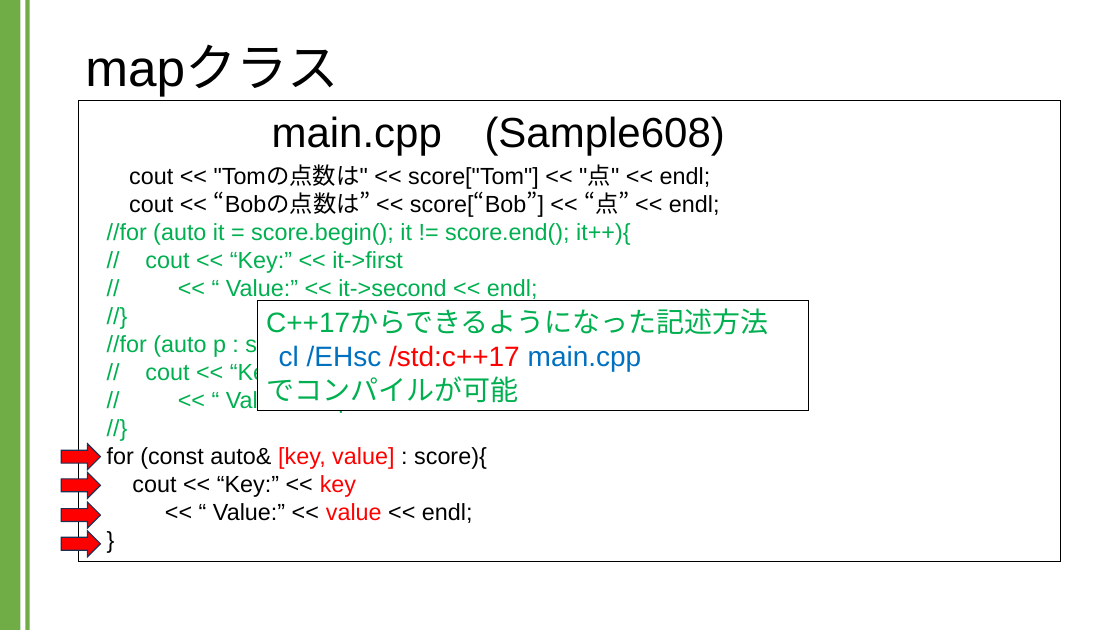
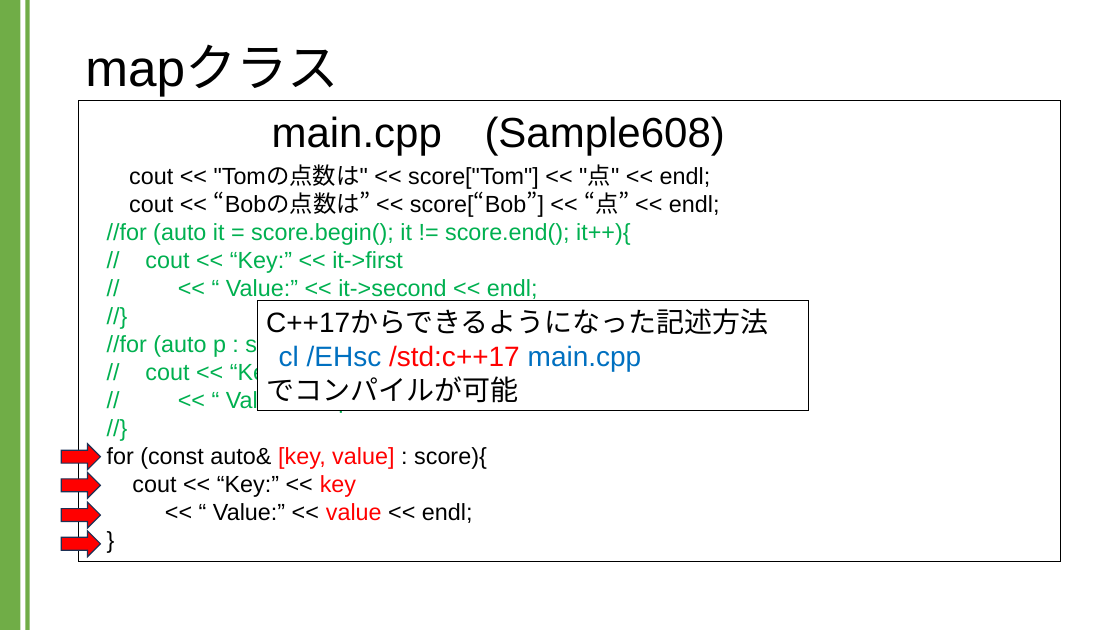
Before and after one commit to kic-murata/cpp2024, a slide deck: slide 13 of 授業資料/講義資料：Mapクラス.pptx. Drawn at 1120x630 pixels with LibreOffice and Linux fonts; fonts in the diff are those of the drawing. Boxes give left, top, right and bottom in pixels: in the first picture for what was removed or moved away, otherwise in the second. Text is boxed around its words. In the diff, an @@ line names an element or a change of style, - is before the commit and + after.

```diff
--- a/授業資料/講義資料：Mapクラス.pptx
+++ b/授業資料/講義資料：Mapクラス.pptx
@@ rectangle "C++17からできるようになった記述方法 cl /EHsc /std:c++17 main.cpp ..." at [258, 301, 808, 411]: text colour #00B050 to #000000 in "C++17からできるようになった記述方法 でコンパイルが可能" @@
```
Also in this commit, not shown: 1 slide added, 1 other file.
